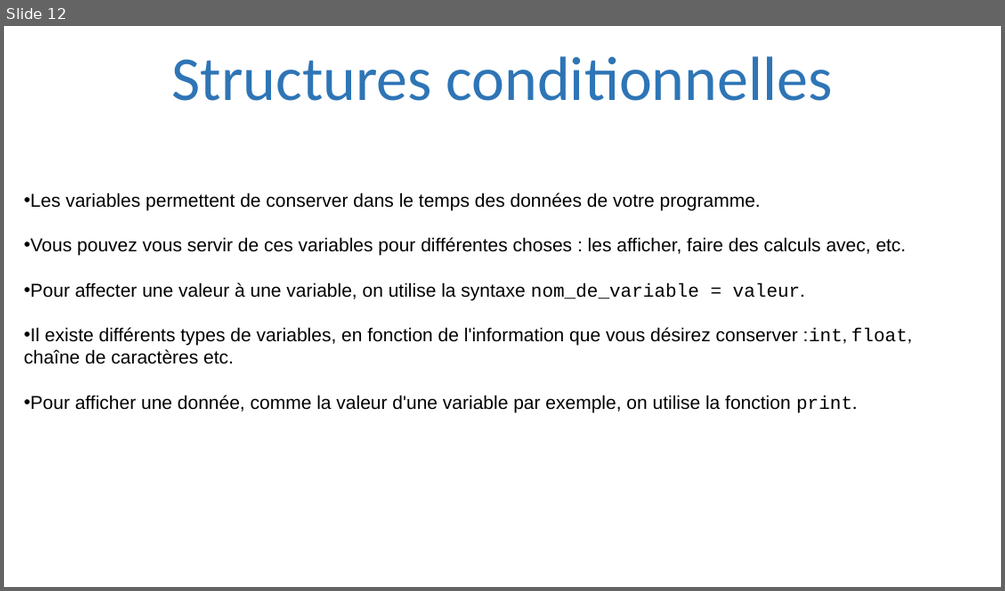
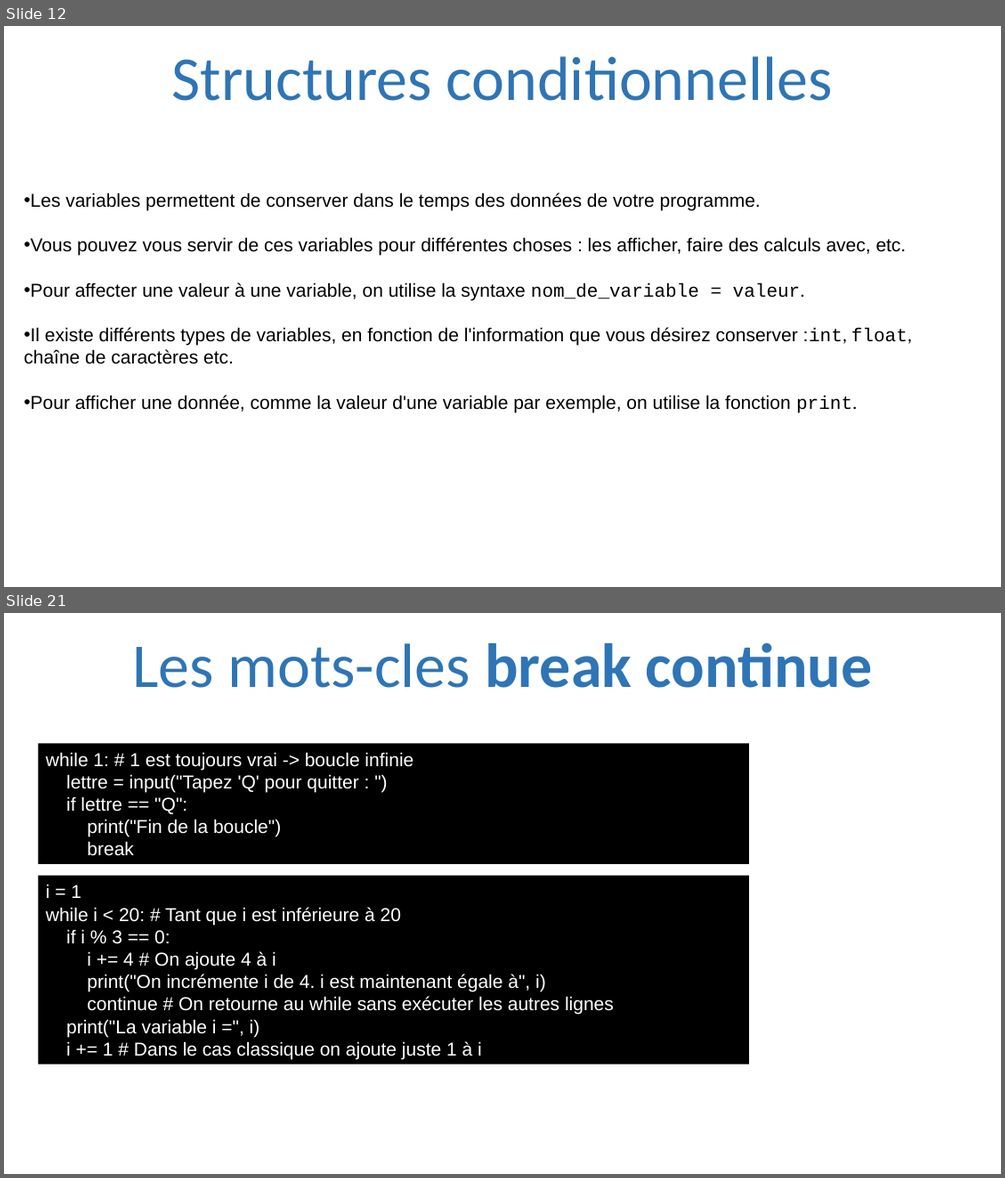
Before and after one commit to julienPalleau/PythonDoc, a slide deck: Python-resume.pptx. Shown one above the other, each under a label of ours: slide 12 before the commit, slides 12 and 21 after it; the slides between them are not shown. The pictures are 1005x591 and 1005x1178 pixels, drawn with LibreOffice and Linux fonts; fonts in the diff are those of the drawing. Boxes give left, top, right and bottom in pixels: in the first picture for what was removed or moved away, otherwise in the second. Text is boxed around its words. In the diff, an @@ line names an element or a change of style, - is before the commit and + after.

```diff
--- a/Python-resume.pptx
+++ b/Python-resume.pptx
@@ slide 21 added at [4, 613, 1001, 1174], background #FFFFFF @@
@@ title added at [132, 643, 873, 688], 60 pt, text #2E75B6, bold @@
+Les mots-cles break continue
@@ rectangle added at [39, 743, 750, 864], fill #000000, 18 pt, text #FFFFFF @@
+while 1: # 1 est toujours vrai -> boucle infinie
+lettre = input("Tapez 'Q' pour quitter : ")
+if lettre == "Q":
+print("Fin de la boucle")
+break
@@ rectangle added at [39, 876, 750, 1064], fill #000000, 18 pt, text #FFFFFF @@
+i = 1
+while i < 20: # Tant que i est inférieure à 20
+if i % 3 == 0:
+i += 4 # On ajoute 4 à i
+print("On incrémente i de 4. i est maintenant égale à", i)
+continue # On retourne au while sans exécuter les autres lignes
+print("La variable i =", i)
+i += 1 # Dans le cas classique on ajoute juste 1 à i
```
Also in this commit, not shown: 1 slide changed, 18 other slides added.
